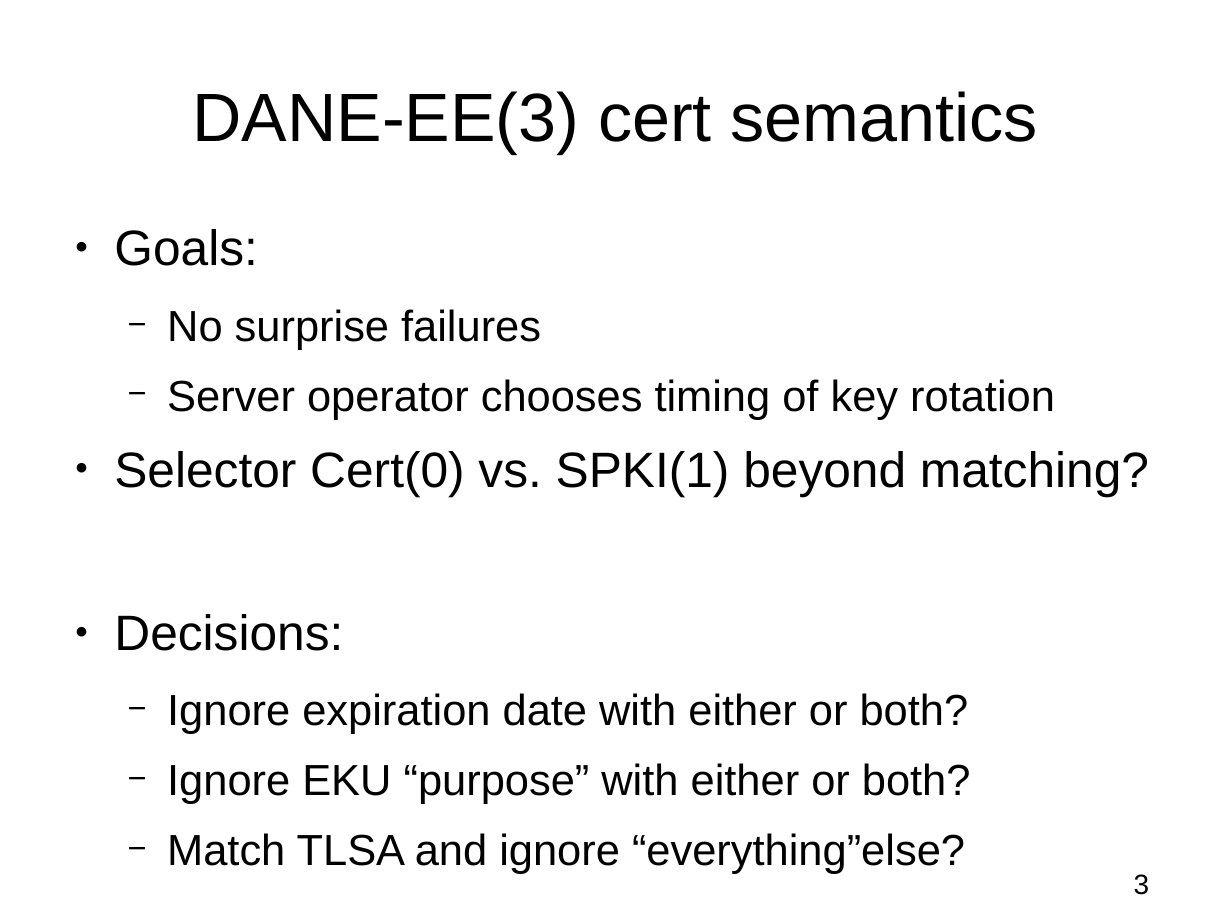
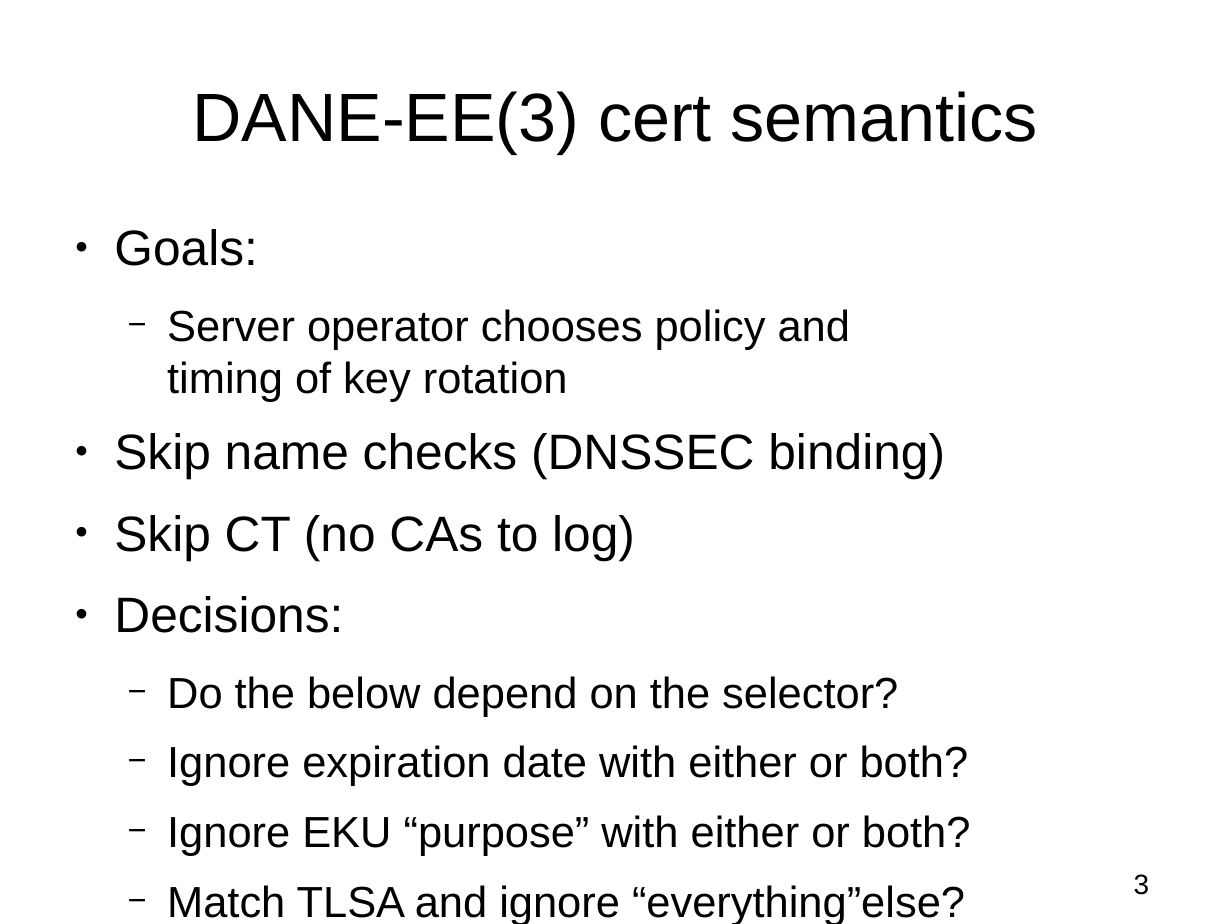
Before and after one commit to vdukhovni/ietf, a slide deck: slide 3 of DANE-SMTP.odp. Drawn at 1232x924 pixels with LibreOffice and Linux fonts; fonts in the diff are those of the drawing. Boxes give left, top, right and bottom in pixels: in the first picture for what was removed or moved away, otherwise in the second. Text is boxed around its words. In the diff, an @@ line names an element or a change of style, - is before the commit and + after.

```diff
--- a/DANE-SMTP.odp
+++ b/DANE-SMTP.odp
@@ text at box(114, 309, 945, 560): text changed @@
-  − No surprise failures
-  − Server operator chooses timing of key rotation
-● Selector Cert(0) vs. SPKI(1) beyond matching?
+  − Server operator chooses policy and
+    timing of key rotation
+● Skip name checks (DNSSEC binding)
+● Skip CT (no CAs to log)
@@ text at box(167, 676, 898, 717): paragraph added @@
+  − Do the below depend on the selector?
```
Also in this commit, not shown: 7 other slides changed.
